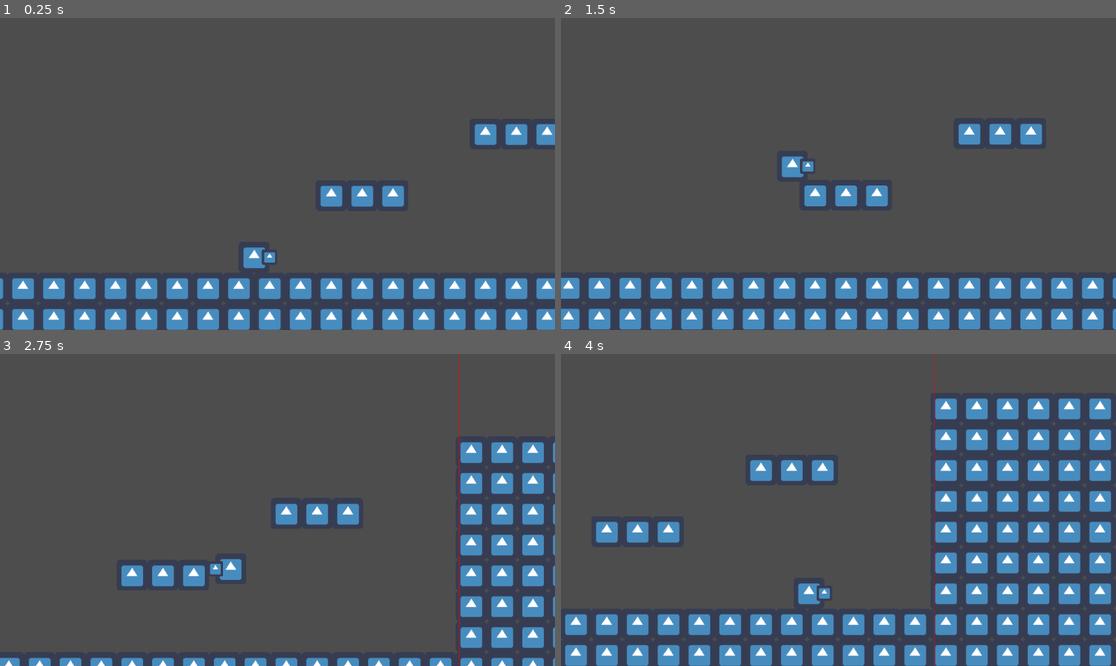
Above: before the commit, frames 1-4 (two rows, left to right).
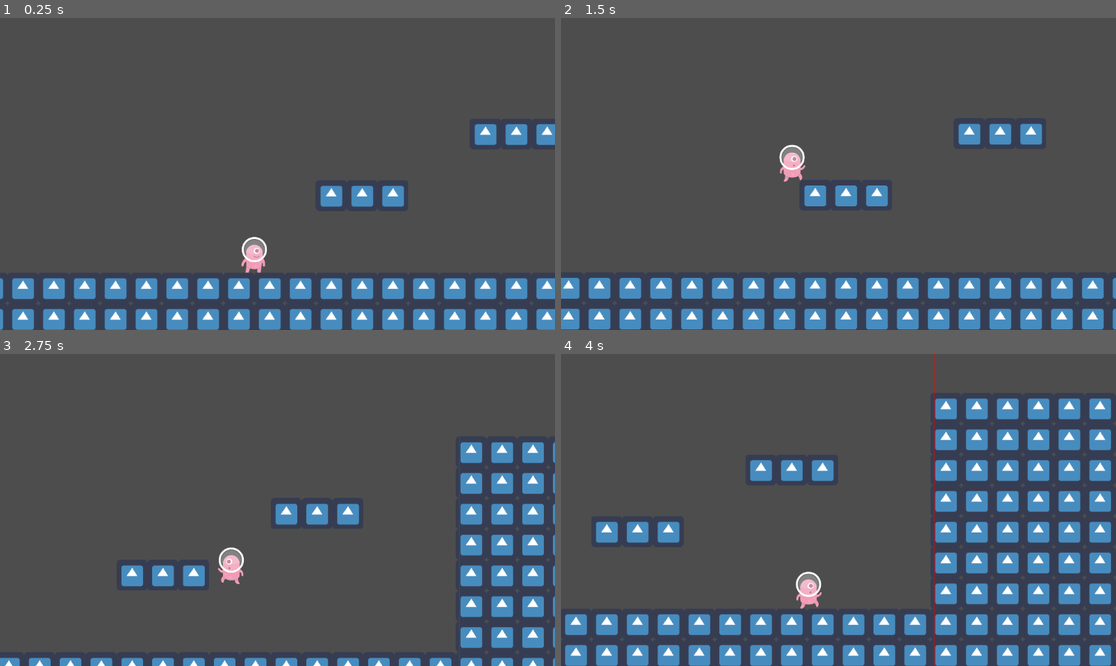
Above: after the commit, the same moments.

Repository: Gatlink/GodotPlugin
Game: Godot game, scene res://Platformer2DController/platformer2D_controller_test.tscn
Two runs of this game, one before a commit and one after it. Both use one fixed random seed, a clock stepped at 60 frames per second and the inputs below. The project has no main scene, so this scene is started directly. The engine's default icon, where the game draws it, is replaced by a stand-in: a white triangle on a blue panel in a dark square.
Inputs:
- Up to frame 1 (0.25 s): no input
- Up to frame 2 (1.5 s): hold Space (jump) 0.53-1.28 s; hold D (right) from 0.53 s (still down); tap Space (jump) at 1.35 s
- Up to frame 3 (2.75 s): tap Space (jump) at 1.52, 1.82 s; release D (right) at 2.03 s; hold A (left) from 2.03 s (still down); hold Space (jump) from 2.03 s (still down)
- Up to frame 4 (4 s): release A (left) at 2.78 s; release Space (jump) at 2.78 s; hold D (right) from 2.78 s (still down); tap Space (jump) at 2.85, 3.02, 3.32 s; hold Space (jump) from 3.53 s (still down)

The runs differ from the first frame. In frame 1, 0.5% of the frame differs, in the area x 43-50%, y 70-82%; in frame 2, 0.5%; in frame 3, 0.5%, in the area x 37-45%, y 61-74%; in frame 4, 0.5%.

Commit message:
Add simple animations

Diff:
--- a/Platformer2DController/States/air.gd
+++ b/Platformer2DController/States/air.gd
@@ -41,6 +41,8 @@
 	else:
 		coyotee_timer = coyotee_time
 
+	player.play_animation("jump")
+
 
 func physics_update(delta: float) -> void:
 	super(delta)
--- a/Platformer2DController/States/stand.gd
+++ b/Platformer2DController/States/stand.gd
@@ -5,6 +5,8 @@
 func physics_update(delta: float) -> void:
 	super(delta)
 
+	player.play_animation("idle" if player.velocity == Vector2.ZERO else "run")
+
 	if not player.is_on_floor():
 		transition_to("Air")
 	elif PlayerInputs.jumped:
--- a/Platformer2DController/player.gd
+++ b/Platformer2DController/player.gd
@@ -8,7 +8,7 @@
 @export var debug_draw: bool
 
 
-@onready var graph: Node2D = $Graph
+@onready var graph: AnimatedSprite2D = $Graph
 
 
 var position_buffer: Array[Vector2] = []
@@ -20,9 +20,7 @@
 			return
 
 		dir = value
-		graph.scale.x = value
-	get:
-		return graph.scale.x
+		graph.flip_h = value < 0
 
 
 func _ready() -> void:
@@ -46,3 +44,7 @@
 func _draw() -> void:
 	for i in range(0, position_buffer.size() - 2):
 		draw_line(position_buffer[i] - global_position, position_buffer[i + 1] - global_position, Color.FIREBRICK)
+
+
+func play_animation(anim_name: String) -> void:
+	graph.play(anim_name)
--- a/Platformer2DController/player.tscn
+++ b/Platformer2DController/player.tscn
@@ -1,10 +1,44 @@
-[gd_scene load_steps=7 format=3 uid="uid://0tb8eo1dqu7v"]
+[gd_scene load_steps=12 format=3 uid="uid://0tb8eo1dqu7v"]
 
 [ext_resource type="Script" uid="uid://bhm7iy1p507pi" path="res://Platformer2DController/player.gd" id="1_jaiqg"]
 [ext_resource type="Script" uid="uid://bu0v0ptvj3yyk" path="res://StateMachine/StateMachine.gd" id="2_7cm2g"]
 [ext_resource type="Texture2D" uid="uid://c15xc0y0jqe52" path="res://icon.png" id="2_kumej"]
 [ext_resource type="Script" uid="uid://ul7lrvar6rn0" path="res://Platformer2DController/States/stand.gd" id="3_o8j5j"]
 [ext_resource type="Script" uid="uid://d0x2mo0kw7hhh" path="res://Platformer2DController/States/air.gd" id="4_560se"]
+[ext_resource type="Texture2D" uid="uid://b44k1lxp4ah4g" path="res://Platformer2DController/Sprites/alienPink_stand.png" id="5_078gm"]
+[ext_resource type="Texture2D" uid="uid://eelq1v2mq8a6" path="res://Platformer2DController/Sprites/alienPink_jump.png" id="6_magla"]
+[ext_resource type="Texture2D" uid="uid://cjsl4vpqlhou" path="res://Platformer2DController/Sprites/alienPink_walk1.png" id="7_06hv8"]
+[ext_resource type="Texture2D" uid="uid://5odh7on86kso" path="res://Platformer2DController/Sprites/alienPink_walk2.png" id="8_rbs4w"]
+
+[sub_resource type="SpriteFrames" id="SpriteFrames_tv3pv"]
+animations = [{
+"frames": [{
+"duration": 1.0,
+"texture": ExtResource("5_078gm")
+}],
+"loop": true,
+"name": &"idle",
+"speed": 5.0
+}, {
+"frames": [{
+"duration": 1.0,
+"texture": ExtResource("6_magla")
+}],
+"loop": true,
+"name": &"jump",
+"speed": 5.0
+}, {
+"frames": [{
+"duration": 1.0,
+"texture": ExtResource("7_06hv8")
+}, {
+"duration": 1.0,
+"texture": ExtResource("8_rbs4w")
+}],
+"loop": true,
+"name": &"run",
+"speed": 5.0
+}]
 
 [sub_resource type="CircleShape2D" id="CircleShape2D_078gm"]
 radius = 32.0
@@ -25,13 +59,18 @@
 [node name="Air" type="Node" parent="StateMachine"]
 script = ExtResource("4_560se")
 
-[node name="Graph" type="Node2D" parent="."]
-position = Vector2(0, -32)
+[node name="Graph" type="AnimatedSprite2D" parent="."]
+position = Vector2(0, -64)
+scale = Vector2(0.5, 0.5)
+sprite_frames = SubResource("SpriteFrames_tv3pv")
+animation = &"jump"
 
 [node name="Sprite" type="Sprite2D" parent="Graph"]
+visible = false
 texture = ExtResource("2_kumej")
 
 [node name="Head" type="Sprite2D" parent="Graph"]
+visible = false
 position = Vector2(32, 0)
 scale = Vector2(0.5, 0.5)
 texture = ExtResource("2_kumej")
Binary file added: Platformer2DController/Sprites/alienPink_climb1.png
Not shown, added: Platformer2DController/Sprites/alienPink_climb1.png.import
Binary file added: Platformer2DController/Sprites/alienPink_climb2.png
Not shown, added: Platformer2DController/Sprites/alienPink_climb2.png.import
Binary file added: Platformer2DController/Sprites/alienPink_duck.png
Not shown, added: Platformer2DController/Sprites/alienPink_duck.png.import
Binary file added: Platformer2DController/Sprites/alienPink_front.png
Not shown, added: Platformer2DController/Sprites/alienPink_front.png.import
Binary file added: Platformer2DController/Sprites/alienPink_hit.png
Not shown, added: Platformer2DController/Sprites/alienPink_hit.png.import
Binary file added: Platformer2DController/Sprites/alienPink_jump.png
Not shown, added: Platformer2DController/Sprites/alienPink_jump.png.import
(and 10 more such lines)
